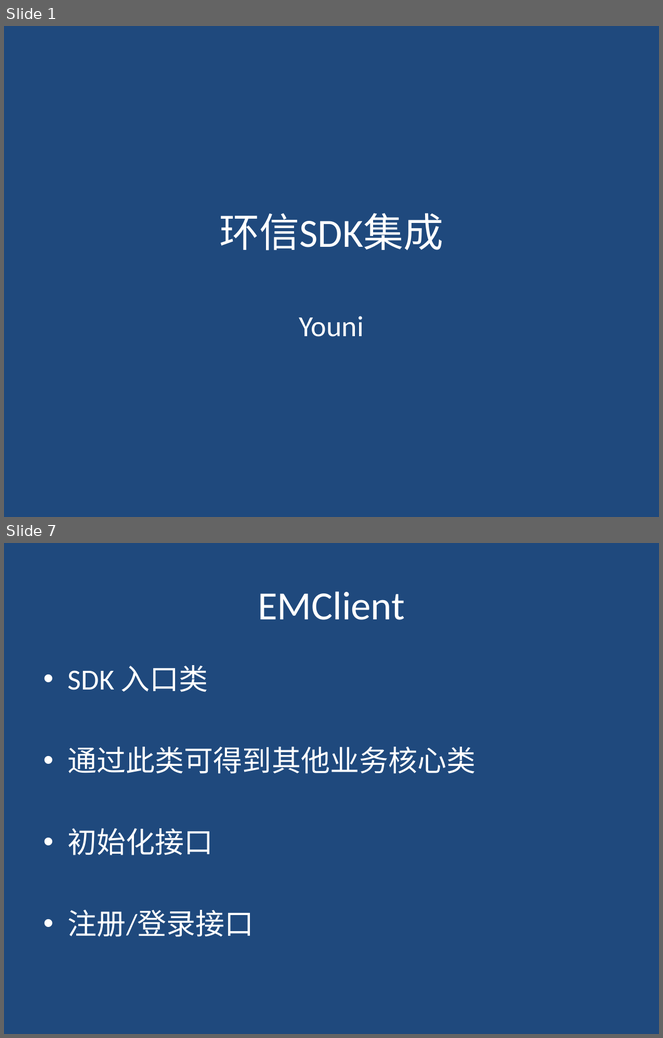
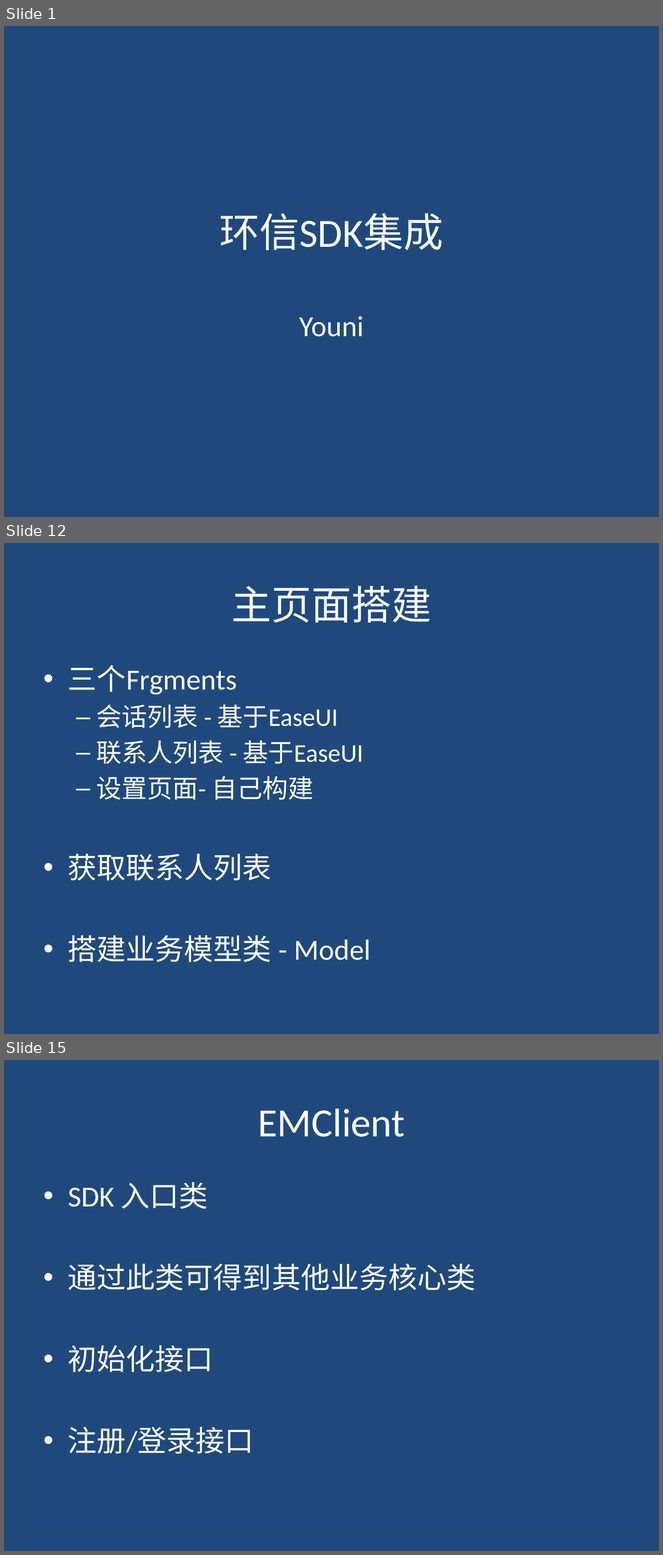
Before and after one commit to youniworld/easemobintegration, a slide deck: easemob_sdk_integration.pptx. Shown one above the other, each under a label of ours: slides 1 and 7 before the commit, slides 1, 12 and 15 after it; the slides between them are not shown. The pictures are 663x1038 and 663x1555 pixels, drawn with LibreOffice and Linux fonts; fonts in the diff are those of the drawing. Boxes give left, top, right and bottom in pixels: in the first picture for what was removed or moved away, otherwise in the second. Text is boxed around its words. In the diff, an @@ line names an element or a change of style, - is before the commit and + after.

```diff
--- a/easemob_sdk_integration.pptx
+++ b/easemob_sdk_integration.pptx
@@ slide 12 added at box(4, 543, 659, 1034), background #1F497D @@
@@ title added at box(231, 586, 431, 623), 44 pt, text #FFFFFF @@
+主页面搭建
@@ text added at box(68, 665, 371, 963), 28 pt, text #FFFFFF @@
+• 三个Frgments
+  – 会话列表 - 基于EaseUI
+  – 联系人列表 - 基于EaseUI
+  – 设置页面- 自己构建
+• 获取联系人列表
+• 搭建业务模型类 - Model
@@ what was slide 7 is now slide 15 @@
```
Also in this commit, not shown: 4 slides changed, 8 other slides added, 1 slide removed, 11 other files.
